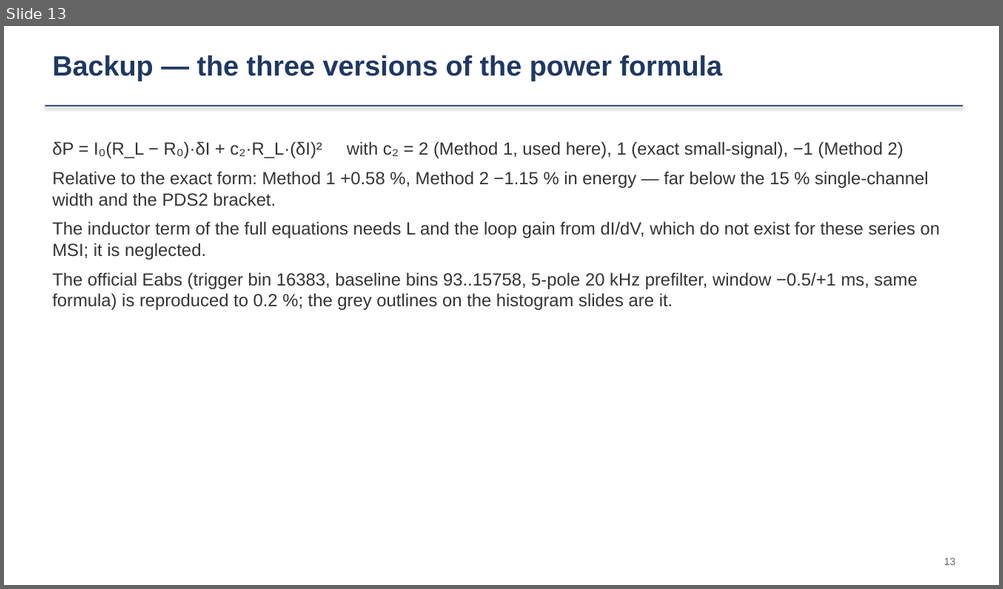
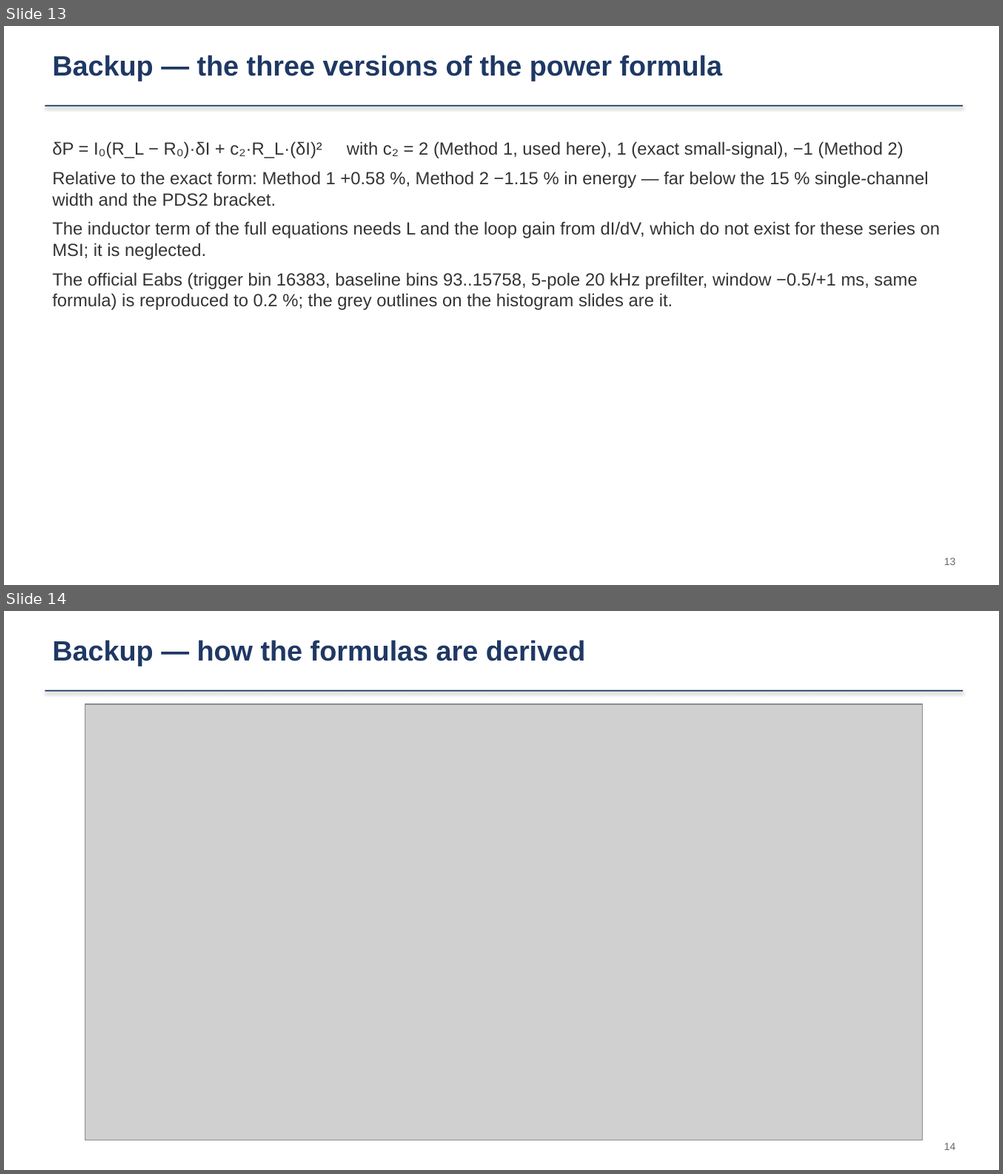
Before and after one commit to ZhihengLi0/urop, a slide deck: snolab/collection_efficiency/presentation/SNOLAB_R4_collection_efficiency_20260910.pptx. Shown one above the other, each under a label of ours: slide 13 before the commit, slides 13 and 14 after it. The pictures are 1003x589 and 1003x1174 pixels, drawn with LibreOffice and Linux fonts; fonts in the diff are those of the drawing; grey boxes stand for pictures. Boxes give left, top, right and bottom in pixels: in the first picture for what was removed or moved away, otherwise in the second. Text is boxed around its words. In the diff, an @@ line names an element or a change of style, - is before the commit and + after.

```diff
--- a/snolab/collection_efficiency/presentation/SNOLAB_R4_collection_efficiency_20260910.pptx
+++ b/snolab/collection_efficiency/presentation/SNOLAB_R4_collection_efficiency_20260910.pptx
@@ slide 14 added at <box>4,611,999,1170</box>, background #FFFFFF @@
@@ text added at <box>52,640,585,667</box>, 27 pt, text #1F3864, bold @@
+Backup — how the formulas are derived
@@ rectangle added at <box>45,690,963,692</box>, fill #1F3864 @@
@@ picture added at <box>85,704,922,1141</box> @@
@@ text added at <box>944,1143,956,1150</box>, 10 pt, text #666666 @@
+14
```
Also in this commit, not shown: 4 slides changed, 8 other files.
